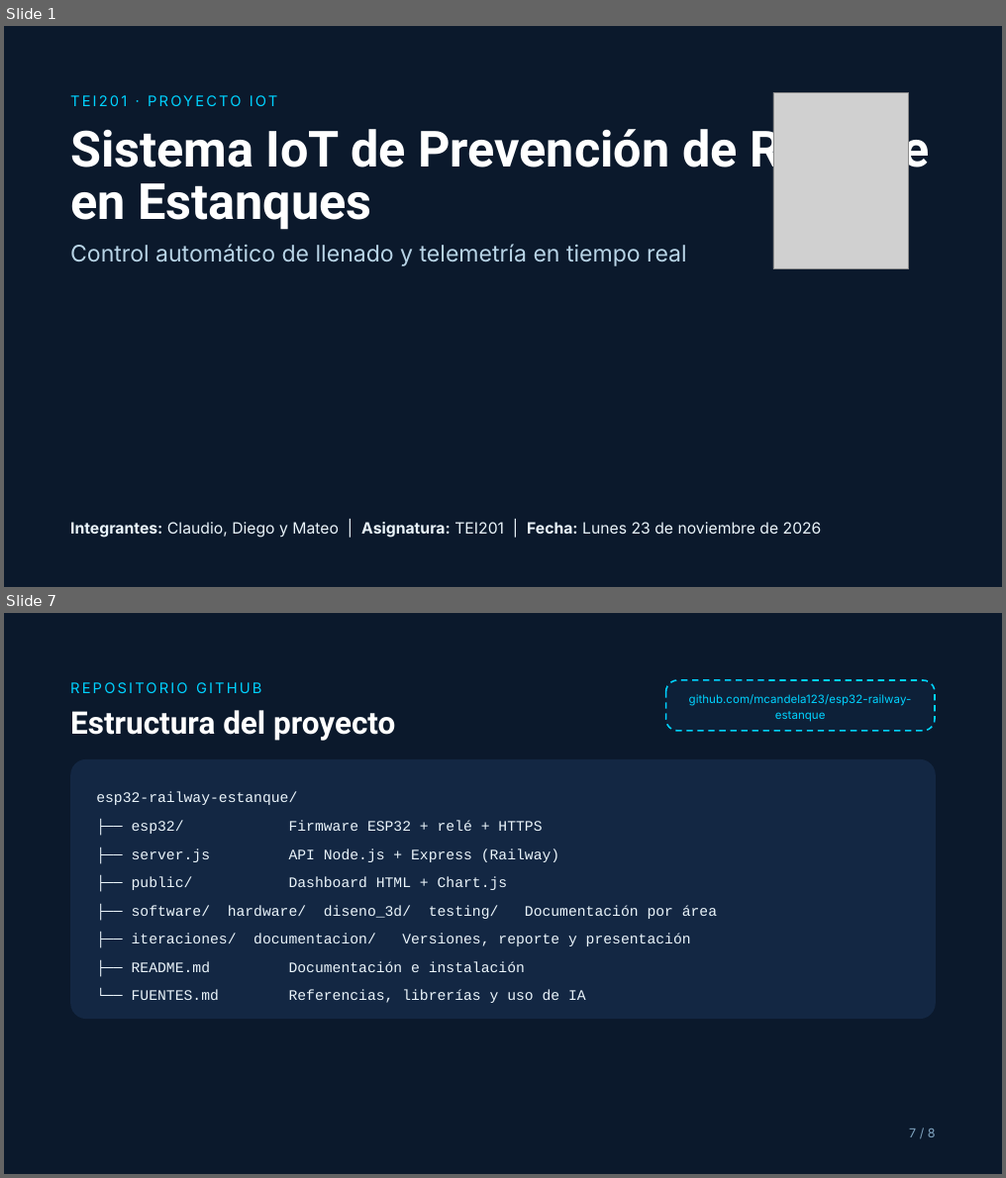
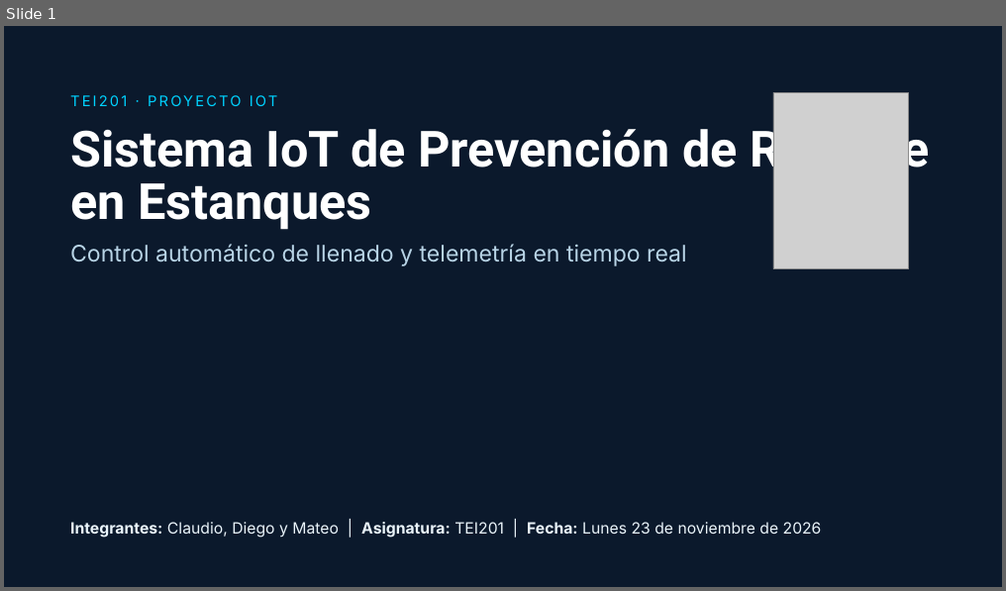
Before and after one commit to mcandela123/esp32-railway-estanque, a slide deck: documentacion/presentacion/presentacion_estanque.pptx. Shown one above the other, each under a label of ours: slides 1 and 7 before the commit, slide 1 after it; the slides between them are not shown. The pictures are 1006x1178 and 1006x591 pixels, drawn with LibreOffice and Linux fonts; fonts in the diff are those of the drawing; grey boxes stand for pictures. Boxes give left, top, right and bottom in pixels: in the first picture for what was removed or moved away, otherwise in the second. Text is boxed around its words. In the diff, an @@ line names an element or a change of style, - is before the commit and + after.

```diff
--- a/documentacion/presentacion/presentacion_estanque.pptx
+++ b/documentacion/presentacion/presentacion_estanque.pptx
@@ slide 7 removed at (4,613,1002,1174), background #0B192C @@
@@ text removed at (70,682,262,693) @@
-REPOSITORIO GITHUB
@@ rounded rectangle removed at (665,680,935,731) @@
-github.com/mcandela123/esp32-railway-estanque
@@ title removed at (70,710,395,741) @@
-Estructura del proyecto
@@ rounded rectangle removed at (70,760,936,1020) @@
-esp32-railway-estanque/
-├── esp32/ Firmware ESP32 + relé + HTTPS
-├── server.js API Node.js + Express (Railway)
-├── public/ Dashboard HTML + Chart.js
-├── software/ hardware/ diseno_3d/ testing/ Documentación por área
-├── iteraciones/ documentacion/ Versiones, reporte y presentación
-├── README.md Documentación e instalación
-└── FUENTES.md Referencias, librerías y uso de IA
@@ text removed at (909,1129,936,1138) @@
-7 / 8
```
Also in this commit, not shown: 6 slides changed, 3 slides added, 4 other files.
